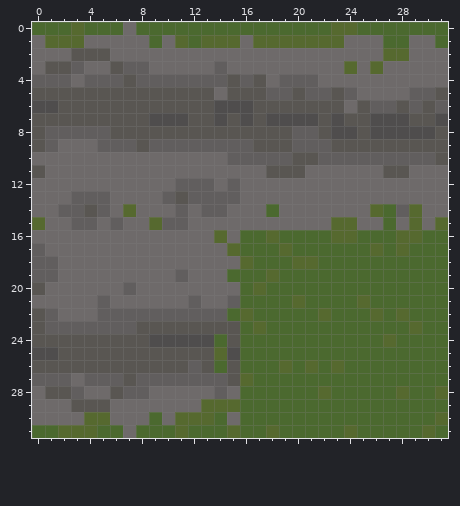
Pixel-art file -- assets/road-corner-wn.ase. That is the earlier state.
32x32 pixels, 1 frame. Colours within 5 levels of each other are drawn and written as one.
Once edited:
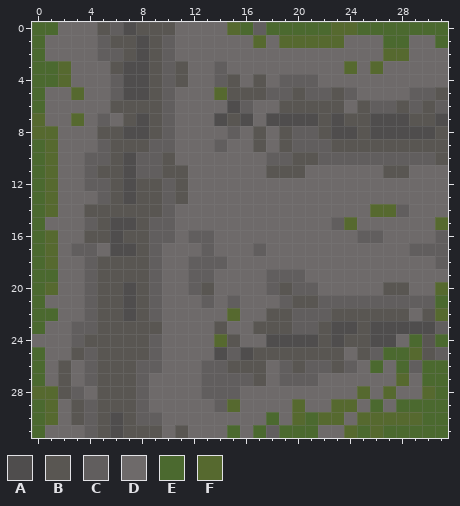
Palette (. is transparent): A #4f4d4d  B #595652  C #615e5e  D #6e6a6a  E #4b692f  F #56692f
Log entry: Redesign road corners: full-width road with carved outer grass arc (fixes half-tile ledge at bends)
Change:
Changed rows in their new state; - is an unchanged pixel.
first column x 0:
 0 --DDDBCABBBDDDDF-C--------------
 1 EDDD-CBBABCDDDDD--D-------------
 2 E--DDCCBABC---------------------
 3 EEFD---AABCB--------------------
 4 EEF-DD-AAB-BDD--D---------------
 5 EDDFDDCAA-CDDDF-----------------
 6 EDDDDD----CDDDD-CDD-------------
 7 FDDFDCD-ABCDDD---D--------------
 8 FFDDDB-AA-CDDDDCD-D-------------
 9 EF----BB---DDD-DD-D-------------
10 EF--CCBACCB----DDD--------------
11 EF--CBBACCBB--------------------
12 EF--CCBABBCBDD-D----------------
13 EF-DD-BABB--DDDD----------------
14 EFDD-BBBBBCD-DD---D--------F-D--
15 E--D-BAABC-D-----------C---D-D--
16 EF--BBABBCC-CCD-DDDDDDDDDCCDDDDC
17 EF-CC-AABC---C-DDCDDDDDDDDDDDCCC
18 EF--CBBBBC--CCC-DDDDDDDDDDDDDDDC
19 EE--CBBBBC-DCC-DDDCCCDDDDDDDDDDD
20 EF--CBBABC--CB--DDCBCCDDDDDBBDDF
21 E---CBBABC--DC--DDDCBBCCCCCCCCC-
22 EE--CBBAB-DDDDDFDDBBCCCBBBBBBDBF
23 EDD--BBB--DDDD-DDBBBCCBAABAAAAAC
24 DDDC-----CDDDDF-DDAAAABABBAAD-B-
25 EDD-C----CDDDDACABBBBBBBDBC--FBC
26 ED-DC---CCDDDCC-BBDCBCCBCD-D-C--
27 EDB--BB--DDDD--CCBDCCCDDDDDDFD--
28 FF---B-B-----C-CDDDDDDDDDFDFDDFE
29 EF--C-BBC----DC-DDDDFDDFFD-D----
30 EF-BCBABCC-DDDD-DD-DF-FFDFFFFF-E
31 -DDDCBABBBDBDDDED-C---DD--F---E-
